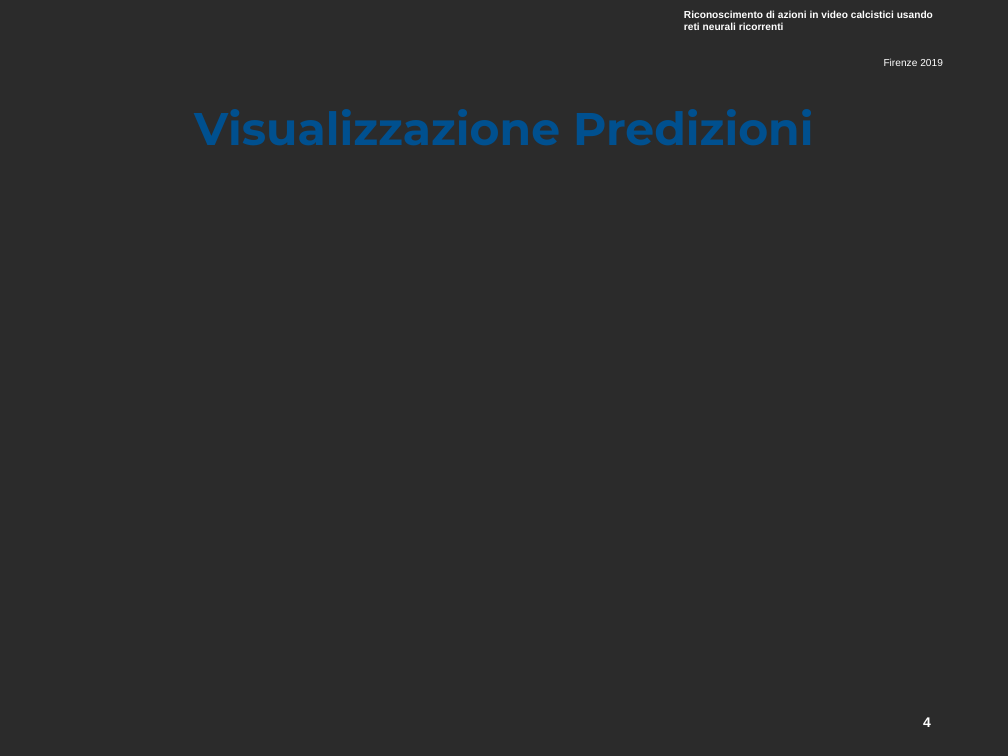
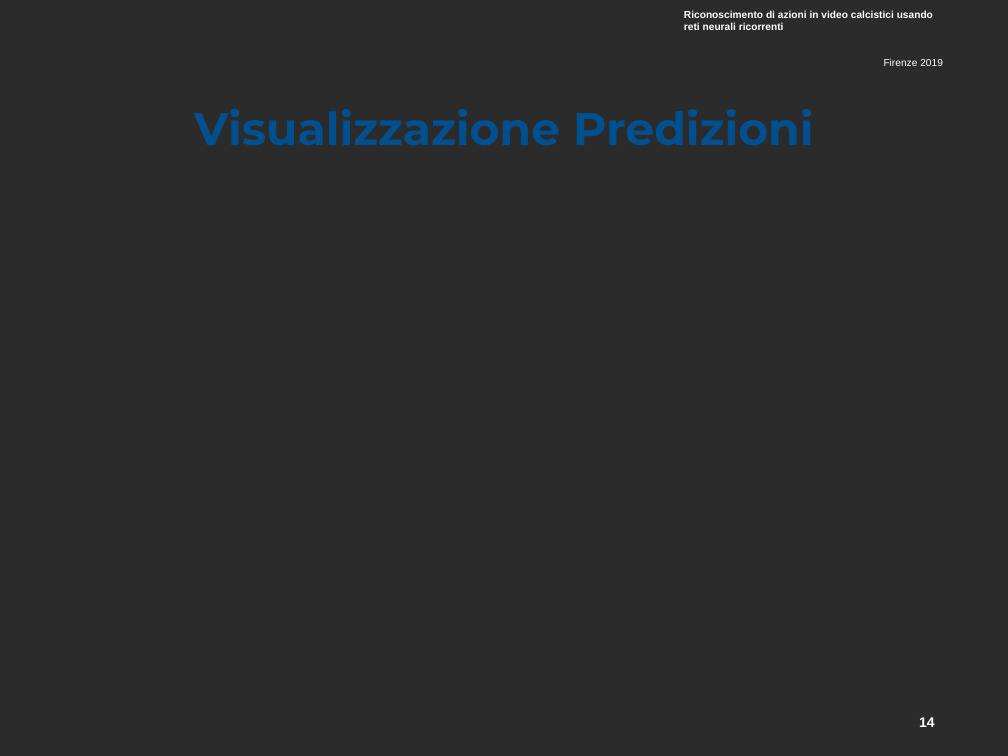
Before and after one commit to ABaldrati/Tesi, a slide deck: slide 14 of Presentazione ppt/Presnetazione_tesi.odp. Drawn at 1008x756 pixels with LibreOffice and Linux fonts; fonts in the diff are those of the drawing; background and template pictures are left out; a plain dark background stands for a picture behind light text. Boxes give left, top, right and bottom in pixels: in the first picture for what was removed or moved away, otherwise in the second. Text is boxed around its words. In the diff, an @@ line names an element or a change of style, - is before the commit and + after.

```diff
--- a/Presentazione ppt/Presnetazione_tesi.odp
+++ b/Presentazione ppt/Presnetazione_tesi.odp
@@ text at [919, 717, 935, 727]: text changed @@
-4
+14
```
Also in this commit, not shown: 15 other slides changed, 1 other file.
